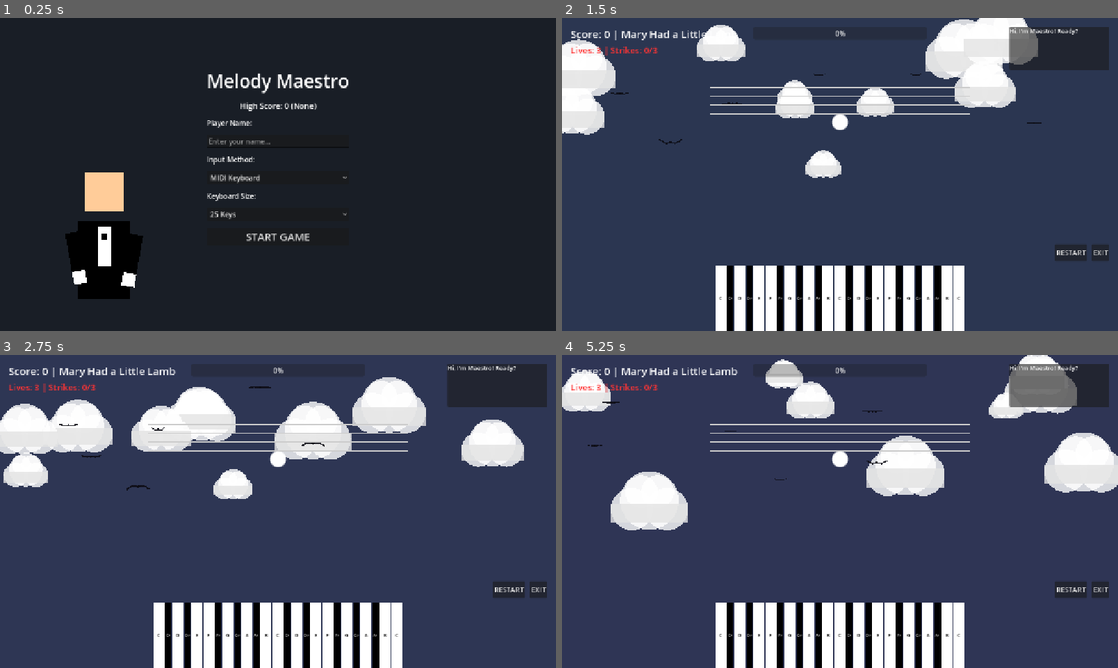
Above: before the commit, frames 1-4 (two rows, left to right).
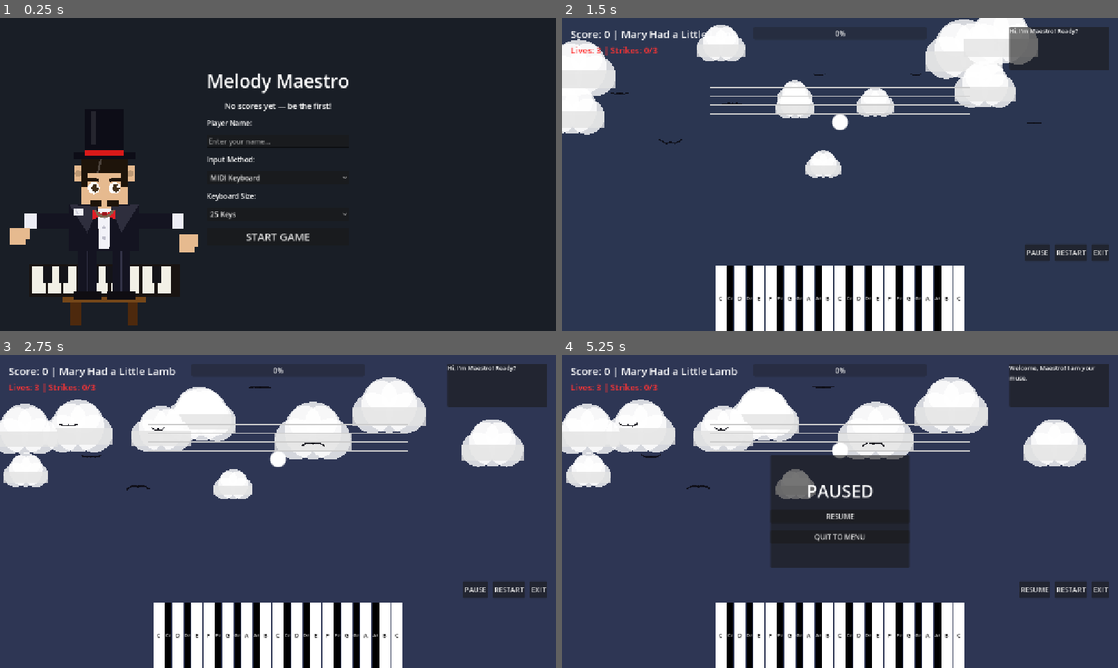
Above: after the commit, the same moments.

Repository: samperk1/melody-maestro
Game: Godot game, scene res://scenes/welcome_screen.tscn
Same seed, same stepped clock (60 frames per second), same inputs: the game is played once before the commit and once after it.
Inputs (mouse positions are in pixels of both pictures, inside the frame that each line leads up to):
- Up to frame 1 (0.25 s): no input
- Up to frame 2 (1.5 s): click (840, 140) at 0.52 s; type "Alex" at 0.6 s; click "START GAME" at 1.25 s
- Up to frame 3 (2.75 s): click "RESTART" at 2 s
- Up to frame 4 (5.25 s): click (1040, 589) at 2.75 s, where only the run after the commit has a clickable "PAUSE"; click (1073, 589) at 3.5 s, where only the run before the commit has a clickable "RESTART"; click (1073, 589) at 4.25 s, where only the run before the commit has a clickable "RESTART"; tap Enter at 5 s; move the mouse to (962, 495) at 5.02 s; hold D from 5.03 s (still down); tap E at 5.1 s; click (962, 495) at 5.17 s

The runs differ from the first frame. In frame 1, 6.4% of the frame differs, in the area x 1-60%, y 26-99%; in frame 2, 0.4%; in frame 3, 0.4%; in frame 4, 28%, in the area x 0-100%, y 0-91%.

Commit message:
Add pause, top-3 leaderboard, tuxedo pianist, menu music, UI polish
- Pause system: Escape key or button freezes game via get_tree().paused;
  pause overlay with Resume / Quit to Menu (PROCESS_MODE_ALWAYS)
- Top-3 leaderboard replacing single high score; auto-migrates old saves
- Start screen background music: 32-note jazz melody at -22 dB
- Tuxedo pianist fully redrawn in _draw(): top hat, lapels, red bow tie,
  pocket square, animated alternating playing hands
- Monster note labels: yellow text size 30, outline 12, dark backdrop
- Piano key font sizes increased: 14px white / 11px black keys
- Computer keyboard input (home row + QWERTY two-octave layout)
- .gitignore: exclude *.uid Godot cache files
- README and DEV_NOTES comprehensively rewritten

Co-Authored-By: Claude Sonnet 4.6 <noreply@anthropic.com>

Diff:
--- a/scenes/balloon.tscn
+++ b/scenes/balloon.tscn
@@ -66,10 +66,10 @@
 color = Color(0, 0, 0, 1)
 
 [node name="Label" type="Label" parent="."]
-offset_left = -30.0
-offset_top = -30.0
-offset_right = 30.0
-offset_bottom = 30.0
+offset_left = -40.0
+offset_top = -20.0
+offset_right = 40.0
+offset_bottom = 20.0
 theme_override_colors/font_outline_color = Color(0, 0, 0, 1)
 theme_override_constants/outline_size = 4
 theme_override_font_sizes/font_size = 20
--- a/scenes/main_game.tscn
+++ b/scenes/main_game.tscn
@@ -118,6 +118,10 @@
 theme_override_constants/separation = 10
 alignment = 2
 
+[node name="PauseButton" type="Button" parent="CanvasLayer/Controls"]
+layout_mode = 2
+text = "PAUSE"
+
 [node name="RestartButton" type="Button" parent="CanvasLayer/Controls"]
 layout_mode = 2
 text = "RESTART"
@@ -164,6 +168,45 @@
 layout_mode = 2
 text = "CONTINUE"
 
+[node name="PausePanel" type="Panel" parent="CanvasLayer"]
+visible = false
+process_mode = 4
+anchors_preset = 8
+anchor_left = 0.5
+anchor_top = 0.5
+anchor_right = 0.5
+anchor_bottom = 0.5
+offset_left = -160.0
+offset_top = -130.0
+offset_right = 160.0
+offset_bottom = 130.0
+grow_horizontal = 2
+grow_vertical = 2
+
+[node name="VBoxContainer" type="VBoxContainer" parent="CanvasLayer/PausePanel"]
+layout_mode = 1
+anchors_preset = 15
+anchor_right = 1.0
+anchor_bottom = 1.0
+grow_horizontal = 2
+grow_vertical = 2
+alignment = 1
+theme_override_constants/separation = 16
+
+[node name="Title" type="Label" parent="CanvasLayer/PausePanel/VBoxContainer"]
+layout_mode = 2
+theme_override_font_sizes/font_size = 40
+text = "PAUSED"
+horizontal_alignment = 1
+
+[node name="ResumeButton" type="Button" parent="CanvasLayer/PausePanel/VBoxContainer"]
+layout_mode = 2
+text = "RESUME"
+
+[node name="QuitButton" type="Button" parent="CanvasLayer/PausePanel/VBoxContainer"]
+layout_mode = 2
+text = "QUIT TO MENU"
+
 [node name="PianoKeyboard" type="HBoxContainer" parent="CanvasLayer"]
 anchors_preset = 12
 anchor_top = 1.0
--- a/scenes/pianist_character.tscn
+++ b/scenes/pianist_character.tscn
@@ -8,63 +8,3 @@
 offset_right = 40.0
 offset_bottom = 40.0
 script = ExtResource("1_p1n2s")
-
-[node name="Body" type="ColorRect" parent="."]
-layout_mode = 0
-offset_left = -20.0
-offset_top = 0.0
-offset_right = 20.0
-offset_bottom = 60.0
-color = Color(0, 0, 0, 1)
-
-[node name="Shirt" type="ColorRect" parent="Body"]
-layout_mode = 0
-offset_left = 15.0
-offset_top = 5.0
-offset_right = 25.0
-offset_bottom = 35.0
-color = Color(1, 1, 1, 1)
-
-[node name="Tie" type="ColorRect" parent="Body/Shirt"]
-layout_mode = 0
-offset_left = 3.0
-offset_top = 5.0
-offset_right = 7.0
-offset_bottom = 10.0
-color = Color(0, 0, 0, 1)
-
-[node name="Head" type="ColorRect" parent="."]
-layout_mode = 0
-offset_left = -15.0
-offset_top = -35.0
-offset_right = 15.0
-offset_bottom = -5.0
-color = Color(1, 0.8, 0.6, 1)
-
-[node name="RArm" type="Node2D" parent="."]
-position = Vector2(20, 10)
-
-[node name="Sleeve" type="ColorRect" parent="RArm"]
-offset_right = 10.0
-offset_bottom = 30.0
-color = Color(0, 0, 0, 1)
-
-[node name="RGlove" type="ColorRect" parent="RArm"]
-offset_top = 30.0
-offset_right = 10.0
-offset_bottom = 40.0
-color = Color(1, 1, 1, 1)
-
-[node name="LArm" type="Node2D" parent="."]
-position = Vector2(-30, 10)
-
-[node name="Sleeve" type="ColorRect" parent="LArm"]
-offset_right = 10.0
-offset_bottom = 30.0
-color = Color(0, 0, 0, 1)
-
-[node name="LGlove" type="ColorRect" parent="LArm"]
-offset_top = 30.0
-offset_right = 10.0
-offset_bottom = 40.0
-color = Color(1, 1, 1, 1)
--- a/scripts/balloon.gd
+++ b/scripts/balloon.gd
@@ -42,11 +42,11 @@
 		_dark_col = _body_col.darkened(0.32)
 		_eye_col   = Color(1.0, 0.85, 0.0) if level < 12 else Color(1.0, 0.08, 0.08)
 
-		# Note label: white text, sits on the monster body
-		label.add_theme_color_override("font_color", Color.WHITE)
-		label.add_theme_font_size_override("font_size", 22)
+		# Note label: large yellow text with heavy black outline for high contrast
+		label.add_theme_color_override("font_color", Color(1.0, 1.0, 0.0))
+		label.add_theme_font_size_override("font_size", 30)
 		label.add_theme_color_override("font_outline_color", Color.BLACK)
-		label.add_theme_constants_override("outline_size", 6)
+		label.add_theme_constants_override("outline_size", 12)
 
 		# Bigger at higher levels
 		if level > 25:
@@ -149,6 +149,10 @@
 	draw_rect(Rect2(-31, 22 + by + leg_l, 26, 9), _dark_col)
 	draw_rect(Rect2(6,   22 + by + leg_r, 26, 9), _dark_col)
 
+	# ── Note label backdrop (dark pill so text is always readable) ──────────
+	draw_rect(Rect2(-28, -14, 56, 26), Color(0.0, 0.0, 0.0, 0.70), true)
+	draw_rect(Rect2(-28, -14, 56, 26), Color(1.0, 1.0, 0.0, 0.35), false, 1.5)
+
 	# ── Eyes ────────────────────────────────────────────────────────────────
 	# Glow aura on high levels
 	if level >= 18:
--- a/scripts/game_manager.gd
+++ b/scripts/game_manager.gd
@@ -5,8 +5,7 @@
 var keys_count: int = 88
 var score: int = 0
 var current_level_index: int = 0
-var high_score: int = 0
-var high_score_player: String = "None"
+var leaderboard: Array = []  # [{name, score}, ...] top 3 sorted descending
 
 const SAVE_PATH = "user://save_game.dat"
 
@@ -223,14 +222,16 @@
 	return sequence
 
 func save_game():
-	if score > high_score:
-		high_score = score
-		high_score_player = player_name
+	# Add current run to leaderboard, keep top 3
+	if score > 0:
+		leaderboard.append({"name": player_name, "score": score})
+		leaderboard.sort_custom(func(a, b): return a.score > b.score)
+		if leaderboard.size() > 3:
+			leaderboard.resize(3)
 
 	var file = FileAccess.open(SAVE_PATH, FileAccess.WRITE)
 	if file:
-		var data = {"high_score": high_score, "high_score_player": high_score_player}
-		file.store_string(JSON.stringify(data))
+		file.store_string(JSON.stringify({"leaderboard": leaderboard}))
 		file.close()
 
 func load_game():
@@ -240,6 +241,12 @@
 			var content = file.get_as_text()
 			var data = JSON.parse_string(content)
 			if data:
-				high_score = data.get("high_score", 0)
-				high_score_player = data.get("high_score_player", "None")
+				if data.has("leaderboard"):
+					leaderboard = data.get("leaderboard", [])
+				elif data.has("high_score"):
+					# Migrate old single-entry format
+					var hs = data.get("high_score", 0)
+					var hp = data.get("high_score_player", "None")
+					if hs > 0:
+						leaderboard = [{"name": hp, "score": hs}]
 			file.close()
--- a/scripts/main_game.gd
+++ b/scripts/main_game.gd
@@ -9,9 +9,13 @@
 @onready var music_staff = $CanvasLayer/MusicStaff
 @onready var restart_button = $CanvasLayer/Controls/RestartButton
 @onready var exit_button = $CanvasLayer/Controls/ExitButton
+@onready var pause_button = $CanvasLayer/Controls/PauseButton
 @onready var level_clear_panel = $CanvasLayer/LevelClearPanel
 @onready var level_clear_label = $CanvasLayer/LevelClearPanel/VBoxContainer/LevelLabel
 @onready var continue_button = $CanvasLayer/LevelClearPanel/VBoxContainer/ContinueButton
+@onready var pause_panel = $CanvasLayer/PausePanel
+@onready var resume_button = $CanvasLayer/PausePanel/VBoxContainer/ResumeButton
+@onready var pause_quit_button = $CanvasLayer/PausePanel/VBoxContainer/QuitButton
 @onready var lives_label = $CanvasLayer/LivesLabel
 @onready var background = $Background
 
@@ -23,6 +27,7 @@
 var is_celebrating: bool = false
 var strikes = 0
 var lives = 3
+var is_paused: bool = false
 
 var _bg_base_color: Color = Color(0.15, 0.2, 0.3)
 var _bg_time: float = 0.0
@@ -42,9 +47,13 @@
 
 	restart_button.pressed.connect(_on_restart_pressed)
 	exit_button.pressed.connect(_on_exit_pressed)
+	pause_button.pressed.connect(_toggle_pause)
+	resume_button.pressed.connect(_toggle_pause)
+	pause_quit_button.pressed.connect(_on_exit_pressed)
 	continue_button.pressed.connect(_on_continue_pressed)
 
 	level_clear_panel.visible = false
+	pause_panel.visible = false
 
 	# Add sky layer (clouds, birds, storm effects) behind everything
 	var sky = Node2D.new()
@@ -106,12 +115,23 @@
 	)
 
 
+func _unhandled_input(event: InputEvent):
+	if event.is_action_pressed("ui_cancel"):
+		_toggle_pause()
+
+func _toggle_pause():
+	is_paused = !is_paused
+	get_tree().paused = is_paused
+	pause_panel.visible = is_paused
+	pause_button.text = "RESUME" if is_paused else "PAUSE"
+
 func _on_restart_pressed():
 	lives = 3
 	GameManager.save_game()
 	get_tree().reload_current_scene()
 
 func _on_exit_pressed():
+	get_tree().paused = false
 	GameManager.save_game()
 	get_tree().change_scene_to_file("res://scenes/welcome_screen.tscn")
 
--- a/scripts/pianist_character.gd
+++ b/scripts/pianist_character.gd
@@ -1,29 +1,166 @@
 extends Control
 
-@onready var head = $Head
-@onready var r_arm = $RArm
-@onready var l_arm = $LArm
+var body_bob: float = 0.0
+var r_hand_y: float = 0.0
+var l_hand_y: float = 0.0
+var head_nod: float = 0.0
 
 func _ready():
 	_start_animation()
 
 func _start_animation():
+	# Gentle body bob while playing
 	var tween = get_tree().create_tween().set_loops()
+	tween.tween_method(func(v): body_bob = v, 0.0, -5.0, 0.55).set_trans(Tween.TRANS_SINE)
+	tween.tween_method(func(v): body_bob = v, -5.0, 0.0, 0.55).set_trans(Tween.TRANS_SINE)
 
-	# Swaying animation
-	tween.tween_property(self, "position:y", position.y - 10, 0.6).set_trans(Tween.TRANS_SINE)
-	tween.tween_property(self, "position:y", position.y, 0.6).set_trans(Tween.TRANS_SINE)
+	# Hands alternate pressing keys
+	var rh = get_tree().create_tween().set_loops()
+	rh.tween_method(func(v): r_hand_y = v, 0.0, 6.0, 0.28).set_trans(Tween.TRANS_SINE)
+	rh.tween_method(func(v): r_hand_y = v, 6.0, 0.0, 0.28).set_trans(Tween.TRANS_SINE)
+	rh.tween_interval(0.3)
 
-	# Head nodding
-	var head_tween = get_tree().create_tween().set_loops()
-	head_tween.tween_property(head, "position:y", -38.0, 0.4).set_trans(Tween.TRANS_SINE)
-	head_tween.tween_property(head, "position:y", -35.0, 0.4).set_trans(Tween.TRANS_SINE)
+	var lh = get_tree().create_tween().set_loops()
+	lh.tween_interval(0.28)
+	lh.tween_method(func(v): l_hand_y = v, 0.0, 6.0, 0.28).set_trans(Tween.TRANS_SINE)
+	lh.tween_method(func(v): l_hand_y = v, 6.0, 0.0, 0.28).set_trans(Tween.TRANS_SINE)
+	lh.tween_interval(0.3)
 
-	# Arm swaying
-	var r_arm_tween = get_tree().create_tween().set_loops()
-	r_arm_tween.tween_property(r_arm, "rotation", deg_to_rad(20), 0.5).set_trans(Tween.TRANS_SINE)
-	r_arm_tween.tween_property(r_arm, "rotation", deg_to_rad(-5), 0.5).set_trans(Tween.TRANS_SINE)
+	# Head nod
+	var hn = get_tree().create_tween().set_loops()
+	hn.tween_method(func(v): head_nod = v, 0.0, 5.0, 0.45).set_trans(Tween.TRANS_SINE)
+	hn.tween_method(func(v): head_nod = v, 5.0, 0.0, 0.45).set_trans(Tween.TRANS_SINE)
 
-	var l_arm_tween = get_tree().create_tween().set_loops()
-	l_arm_tween.tween_property(l_arm, "rotation", deg_to_rad(-20), 0.5).set_trans(Tween.TRANS_SINE)
-	l_arm_tween.tween_property(l_arm, "rotation", deg_to_rad(5), 0.5).set_trans(Tween.TRANS_SINE)
+func _process(_delta):
+	queue_redraw()
+
+func _draw():
+	var by = body_bob
+	var tux      = Color(0.08, 0.08, 0.13)
+	var tux_dark = Color(0.05, 0.05, 0.09)
+	var skin     = Color(0.90, 0.73, 0.56)
+	var hair     = Color(0.12, 0.08, 0.04)
+	var wood     = Color(0.46, 0.28, 0.10)
+	var dark_wood= Color(0.30, 0.16, 0.05)
+
+	# ── Piano stool ─────────────────────────────────────────────────────────
+	draw_rect(Rect2(-32, 56 + by, 64, 7), wood)
+	draw_rect(Rect2(-26, 63 + by, 8, 18), dark_wood)
+	draw_rect(Rect2(18,  63 + by, 8, 18), dark_wood)
+
+	# ── Piano fallboard + keys ───────────────────────────────────────────────
+	draw_rect(Rect2(-58, 34 + by, 116, 25), Color(0.10, 0.08, 0.07))
+	for k in range(9):
+		draw_rect(Rect2(-55 + k * 12, 36 + by, 10, 20), Color(0.95, 0.94, 0.90))
+	for k in [1, 2, 4, 5, 6, 8]:
+		draw_rect(Rect2(-55 + k * 12 - 4, 36 + by, 7, 13), Color(0.08, 0.08, 0.10))
+
+	# ── Trousers ─────────────────────────────────────────────────────────────
+	draw_rect(Rect2(-20, 22 + by, 14, 36), tux)
+	draw_rect(Rect2(6,   22 + by, 14, 36), tux)
+	# Trouser crease stripe
+	draw_line(Vector2(-13, 22 + by), Vector2(-13, 56 + by), Color(0.2, 0.2, 0.28), 1.5)
+	draw_line(Vector2(13,  22 + by), Vector2(13,  56 + by), Color(0.2, 0.2, 0.28), 1.5)
+	# Shoes
+	draw_rect(Rect2(-24, 55 + by, 22, 6), Color(0.06, 0.05, 0.07))
+	draw_rect(Rect2(2,   55 + by, 22, 6), Color(0.06, 0.05, 0.07))
+
+	# ── Jacket body ──────────────────────────────────────────────────────────
+	draw_rect(Rect2(-27, -12 + by, 54, 36), tux)
+
+	# White dress shirt bib
+	draw_polygon(PackedVector2Array([
+		Vector2(-5, -10 + by), Vector2(5, -10 + by),
+		Vector2(4,  22 + by),  Vector2(-4, 22 + by)
+	]), PackedColorArray([Color(0.95, 0.95, 0.97)]))
+
+	# Shirt stud buttons
+	for i in range(3):
+		draw_circle(Vector2(0, -2 + i * 8 + by), 1.3, Color(0.75, 0.75, 0.80))
+
+	# Satin lapels
+	var lapel = Color(0.18, 0.18, 0.24)
+	draw_polygon(PackedVector2Array([
+		Vector2(-5, -10 + by), Vector2(-27, -12 + by), Vector2(-13, 10 + by)
+	]), PackedColorArray([lapel]))
+	draw_polygon(PackedVector2Array([
+		Vector2(5,  -10 + by), Vector2(27, -12 + by), Vector2(13, 10 + by)
+	]), PackedColorArray([lapel]))
+
+	# Red bow tie
+	var bt = Color(0.88, 0.12, 0.15)
+	draw_polygon(PackedVector2Array([
+		Vector2(-9, -8 + by), Vector2(0, -4 + by), Vector2(-9, 0 + by)
+	]), PackedColorArray([bt]))
+	draw_polygon(PackedVector2Array([
+		Vector2(9,  -8 + by), Vector2(0, -4 + by), Vector2(9,  0 + by)
+	]), PackedColorArray([bt]))
+	draw_circle(Vector2(0, -4 + by), 2.2, bt.darkened(0.3))
+
+	# Jacket pocket square (tiny white puff)
+	draw_rect(Rect2(-24, -8 + by, 8, 5), Color(0.93, 0.93, 0.95))
+	draw_line(Vector2(-22, -8 + by), Vector2(-20, -4 + by), Color(0.8, 0.8, 0.85), 1.0)
+
+	# ── Arms & hands ─────────────────────────────────────────────────────────
+	# Right sleeve
+	draw_rect(Rect2(24, -5 + by, 32, 12), tux)
+	draw_rect(Rect2(52, -5 + by, 9, 12), Color(0.93, 0.93, 0.96))   # cuff
+	# Right hand + fingers
+	var rhy = r_hand_y
+	draw_rect(Rect2(57, 6 + by + rhy, 15, 9), skin)
+	for f in range(4):
+		draw_rect(Rect2(57 + f * 3, 14 + by + rhy, 3, 5), skin)
+
+	# Left sleeve
+	draw_rect(Rect2(-56, -5 + by, 32, 12), tux)
+	draw_rect(Rect2(-61, -5 + by, 9, 12), Color(0.93, 0.93, 0.96))  # cuff
+	# Left hand + fingers
+	var lhy = l_hand_y
+	draw_rect(Rect2(-72, 6 + by + lhy, 15, 9), skin)
+	for f in range(4):
+		draw_rect(Rect2(-72 + f * 3, 14 + by + lhy, 3, 5), skin)
+
+	# ── Neck ─────────────────────────────────────────────────────────────────
+	draw_rect(Rect2(-5, -16 + by, 10, 8), skin)
+
+	# ── Head ─────────────────────────────────────────────────────────────────
+	var hy = head_nod + by
+	draw_rect(Rect2(-18, -52 + hy, 36, 38), skin)
+	# Ears
+	draw_rect(Rect2(-23, -44 + hy, 6, 12), skin)
+	draw_rect(Rect2(17,  -44 + hy, 6, 12), skin)
+	draw_circle(Vector2(-20, -38 + hy), 2.5, skin.darkened(0.18))
+	draw_circle(Vector2(20,  -38 + hy), 2.5, skin.darkened(0.18))
+
+	# Hair
+	draw_rect(Rect2(-18, -52 + hy, 36, 14), hair)
+	draw_rect(Rect2(-18, -38 + hy, 5,  10), hair)  # left sideburn
+	draw_rect(Rect2(13,  -38 + hy, 5,  10), hair)  # right sideburn
+	# Side part
+	draw_line(Vector2(-2, -52 + hy), Vector2(-5, -38 + hy), hair.lightened(0.2), 1.5)
+
+	# Eyebrows
+	draw_line(Vector2(-14, -34 + hy), Vector2(-4, -33 + hy), hair, 2.5)
+	draw_line(Vector2(4,   -33 + hy), Vector2(14, -34 + hy), hair, 2.5)
+
+	# Eyes
+	draw_circle(Vector2(-8,  -27 + hy), 4.5, Color(1, 1, 1))
+	draw_circle(Vector2(8,   -27 + hy), 4.5, Color(1, 1, 1))
+	draw_circle(Vector2(-7,  -27 + hy), 2.8, Color(0.25, 0.18, 0.10))
+	draw_circle(Vector2(9,   -27 + hy), 2.8, Color(0.25, 0.18, 0.10))
+	draw_circle(Vector2(-5,  -28 + hy), 1.1, Color(1, 1, 1))
+	draw_circle(Vector2(11,  -28 + hy), 1.1, Color(1, 1, 1))
+
+	# Dapper mustache
+	draw_rect(Rect2(-11, -18 + hy, 9, 5), hair)
+	draw_rect(Rect2(2,   -18 + hy, 9, 5), hair)
+
+	# Smile
+	draw_arc(Vector2(0, -12 + hy), 7, deg_to_rad(15), deg_to_rad(165), 10, skin.darkened(0.45), 2.0)
+
+	# ── Top hat ───────────────────────────────────────────────────────────────
+	draw_rect(Rect2(-24, -54 + hy, 48, 5),  tux_dark)              # brim
+	draw_rect(Rect2(-15, -88 + hy, 30, 36), tux_dark)              # crown
+	draw_rect(Rect2(-15, -56 + hy, 30, 4),  Color(0.85, 0.1, 0.1)) # red band
+	draw_line(Vector2(-8, -86 + hy), Vector2(-8, -60 + hy),        # shine
+		Color(1, 1, 1, 0.10), 3.5)
--- a/scripts/piano_keyboard.gd
+++ b/scripts/piano_keyboard.gd
@@ -47,7 +47,7 @@
 	label.vertical_alignment = VERTICAL_ALIGNMENT_CENTER
 	label.set_anchors_and_offsets_preset(Control.PRESET_FULL_RECT)
 	label.mouse_filter = Control.MOUSE_FILTER_IGNORE
-	label.add_theme_font_size_override("font_size", 8 if is_black else 10)
+	label.add_theme_font_size_override("font_size", 11 if is_black else 14)
 	label.add_theme_color_override("font_color", Color.BLACK if not is_black else Color.WHITE)
 	container.add_child(label)
 
--- a/scripts/sound_manager.gd
+++ b/scripts/sound_manager.gd
@@ -112,11 +112,12 @@
 	bass_stream.format = AudioStreamWAV.FORMAT_16_BITS
 	bass_stream.mix_rate = sample_rate
 
-func play_note(midi_note: int):
+func play_note(midi_note: int, vol_db: float = 0.0):
 	var freq = 440.0 * pow(2.0, (midi_note - 69.0) / 12.0)
 	var player = _get_free_player()
 	player.stream = beep_stream
 	player.pitch_scale = freq / 440.0
+	player.volume_db = vol_db
 	player.play()
 
 func play_pop():
--- a/scripts/welcome_screen.gd
+++ b/scripts/welcome_screen.gd
@@ -5,6 +5,16 @@
 @onready var keys_option = $VBoxContainer/KeysOption
 @onready var start_button = $VBoxContainer/StartButton
 @onready var high_score_label = $VBoxContainer/HighScoreLabel
+
+# Gentle jazz-style melody that loops on the menu screen
+const MENU_MELODY = [
+	60, 64, 67, 64, 69, 67, 64, 62,
+	60, 65, 69, 65, 71, 69, 65, 62,
+	60, 64, 67, 71, 72, 71, 69, 67,
+	65, 64, 62, 60, 62, 64, 65, 67
+]
+var _melody_idx: int = 0
+var _note_timer: Timer
 
 func _ready():
 	input_type_option.add_item("MIDI Keyboard")
@@ -19,10 +29,31 @@
 	start_button.pressed.connect(_on_start_button_pressed)
 
 	_update_high_score_display()
+	_start_menu_music()
+
+func _start_menu_music():
+	_note_timer = Timer.new()
+	_note_timer.wait_time = 0.42
+	_note_timer.timeout.connect(_play_menu_note)
+	add_child(_note_timer)
+	_note_timer.start()
+
+func _play_menu_note():
+	SoundManager.play_note(MENU_MELODY[_melody_idx], -22.0)
+	_melody_idx = (_melody_idx + 1) % MENU_MELODY.size()
 
 func _update_high_score_display():
-	if high_score_label:
-		high_score_label.text = "High Score: %d (%s)" % [GameManager.high_score, GameManager.high_score_player]
+	if not high_score_label:
+		return
+	var lb = GameManager.leaderboard
+	if lb.is_empty():
+		high_score_label.text = "No scores yet — be the first!"
+		return
+	var medals = ["1st", "2nd", "3rd"]
+	var lines = ["Top Scores:"]
+	for i in range(lb.size()):
+		lines.append("%s  %s — %d" % [medals[i], lb[i].name, lb[i].score])
+	high_score_label.text = "\n".join(lines)
 
 func _on_start_button_pressed():
 	print("Start button pressed! Switching to main game...")
Not shown, changed: .gitignore
Not shown, changed: DEV_NOTES.md
Not shown, changed: README.md
